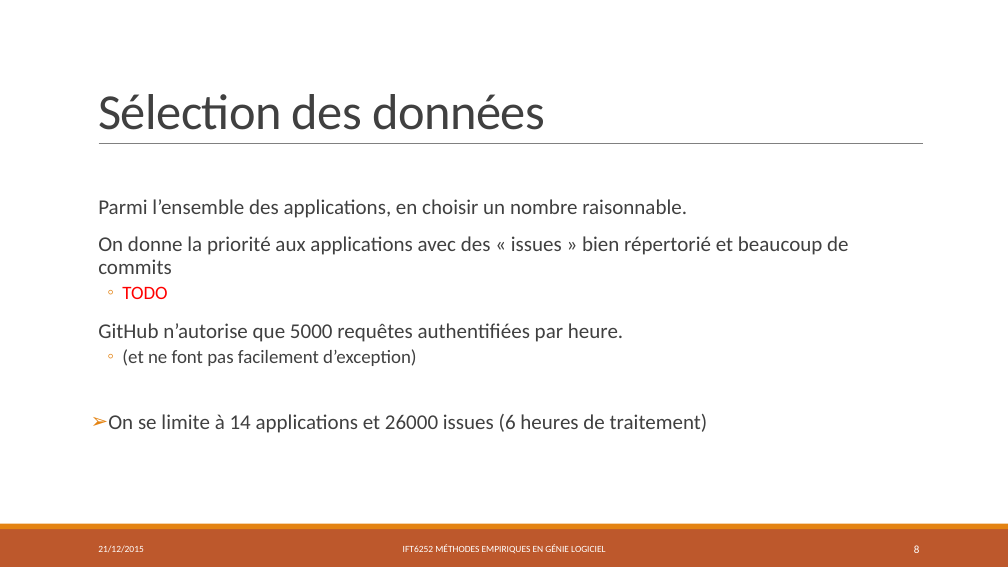
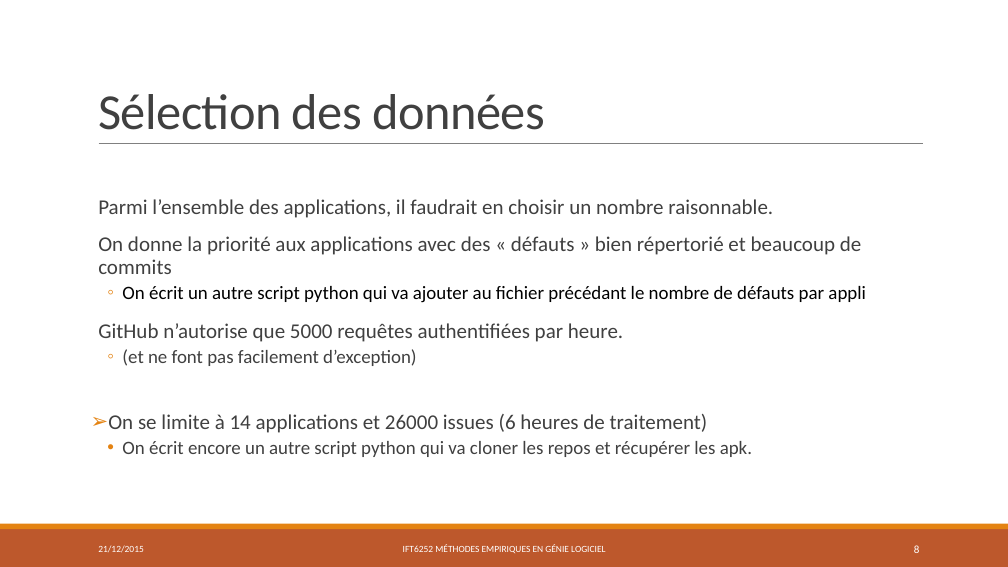
Before and after one commit to PierreGe/Android-defect-study, a slide deck: slide 8 of rapport/presentation/final.pptx. Drawn at 1008x567 pixels with LibreOffice and Linux fonts; fonts in the diff are those of the drawing. Boxes give left, top, right and bottom in pixels: in the first picture for what was removed or moved away, otherwise in the second. Text is boxed around its words. In the diff, an @@ line names an element or a change of style, - is before the commit and + after.

```diff
--- a/rapport/presentation/final.pptx
+++ b/rapport/presentation/final.pptx
@@ text at <box>98,199,866,303</box>: text changed @@
-  Parmi l’ensemble des applications, en choisir un nombre raisonnable.
-  On donne la priorité aux applications avec des « issues » bien répertorié et beaucoup de commits
-  ◦ TODO
+  Parmi l’ensemble des applications, il faudrait en choisir un nombre raisonnable.
+  On donne la priorité aux applications avec des « défauts » bien répertorié et beaucoup de commits
+  ◦ On écrit un autre script python qui va ajouter au fichier précédant le nombre de défauts par appli
@@ text at <box>122,441,752,457</box>: paragraph added @@
+  • On écrit encore un autre script python qui va cloner les repos et récupérer les apk.
```
Also in this commit, not shown: 12 other slides changed, 3 slides added, 1 other file.
